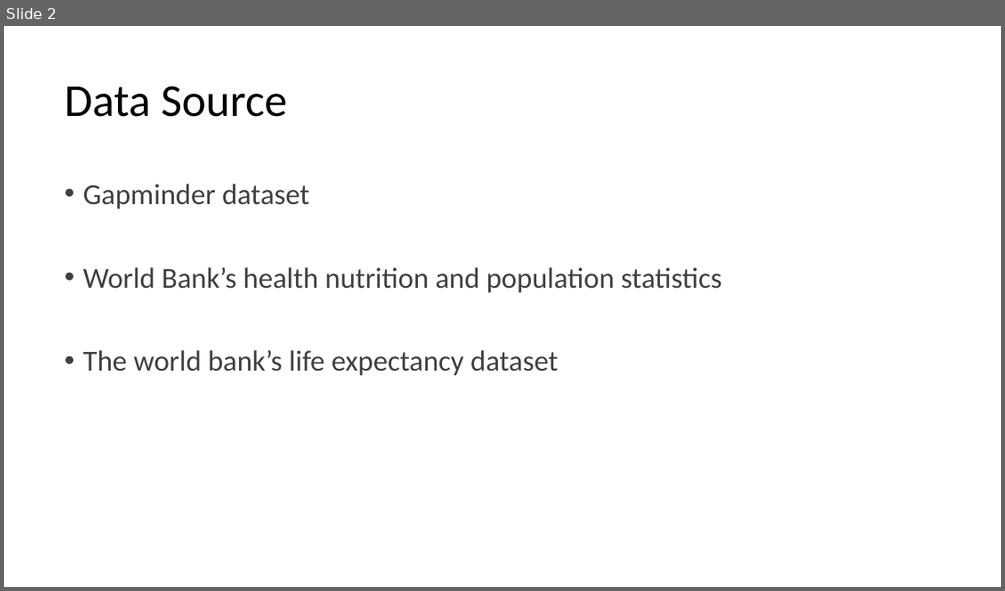
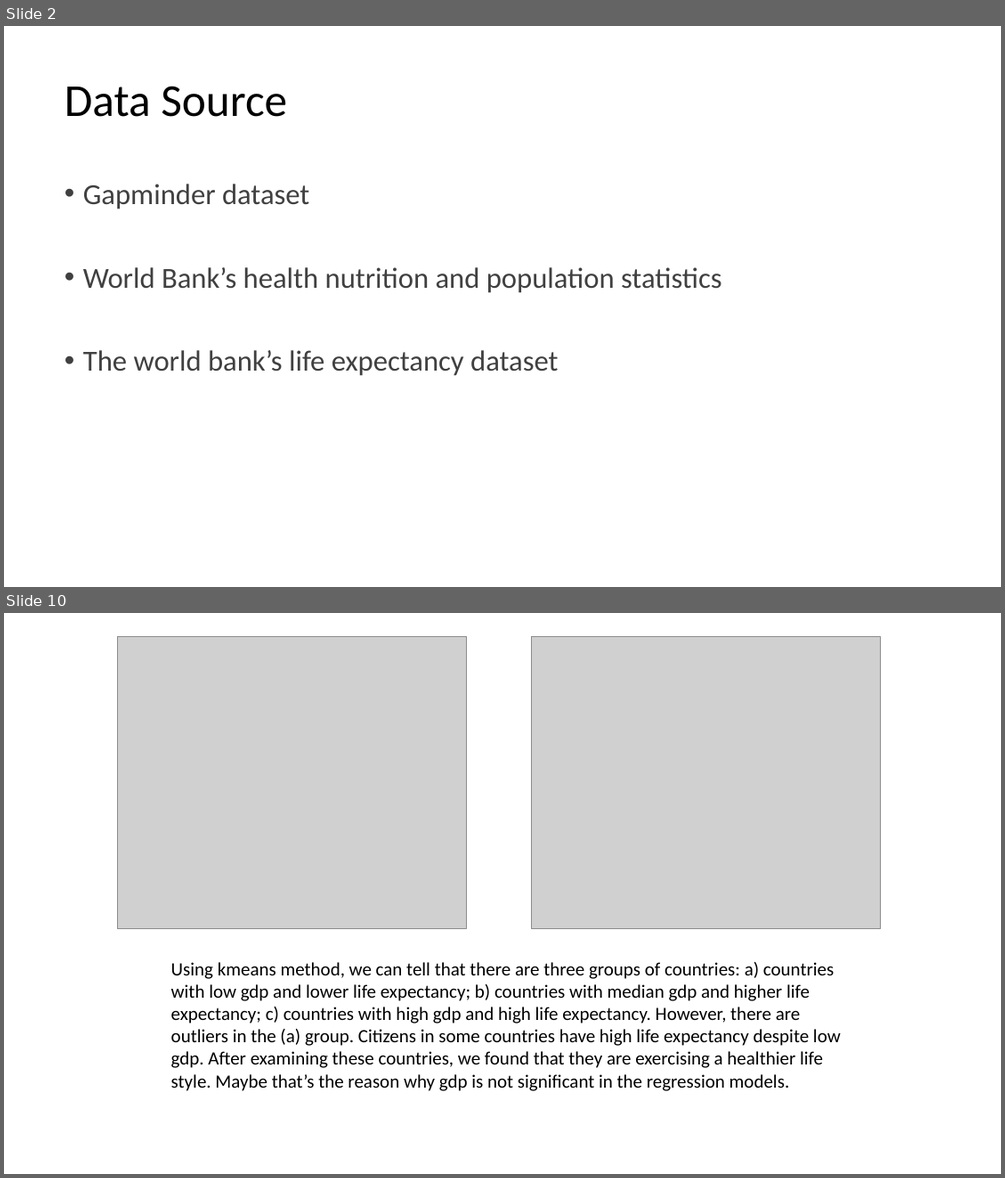
Before and after one commit to jas0nh/am10_group9_project, a slide deck: Life Expectancy Slides.pptx. Shown one above the other, each under a label of ours: slide 2 before the commit, slides 2 and 10 after it; the slides between them are not shown. The pictures are 1005x591 and 1005x1178 pixels, drawn with LibreOffice and Linux fonts; fonts in the diff are those of the drawing; grey boxes stand for pictures. Boxes give left, top, right and bottom in pixels: in the first picture for what was removed or moved away, otherwise in the second. Text is boxed around its words. In the diff, an @@ line names an element or a change of style, - is before the commit and + after.

```diff
--- a/Life Expectancy Slides.pptx
+++ b/Life Expectancy Slides.pptx
@@ slide 10 added at (4,613,1001,1174), background #FFFFFF @@
@@ picture added at (118,636,467,928) @@
@@ picture added at (531,636,881,928) @@
@@ text added at (171,962,841,1091), 18 pt, text #000000 @@
+Using kmeans method, we can tell that there are three groups of countries: a) countries with low gdp and lower life expectancy; b) countries with median gdp and higher life expectancy; c) countries with high gdp and high life expectancy. However, there are outliers in the (a) group. Citizens in some countries have high life expectancy despite low gdp. After examining these countries, we found that they are exercising a healthier life style. Maybe that’s the reason why gdp is not significant in the regression models.
```
Also in this commit, not shown: 2 slides changed, 5 other slides added, 4 slides removed.
